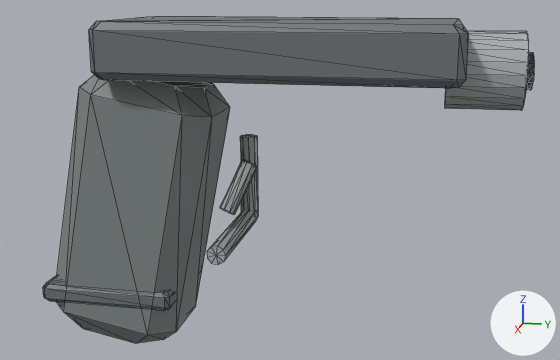
The glTF model assets/models/pistol_body.glb as it was, and as the next commit left it.
Before and after are seen from a camera (50 mm lens) standing at (0.704, 0.266, 0.087) and looking at (-0.004, 0.125, -0.09). Lighting does not change. The marker at lower right points along +X, +Y and +Z. The picture after the commit comes second. Mesh edges are drawn as thin lines. Where no turn or scale is listed for an object, it has been applied to the vertices. Vertices at exactly the same position are counted once.

In view in the first picture: 'geometry_0'.
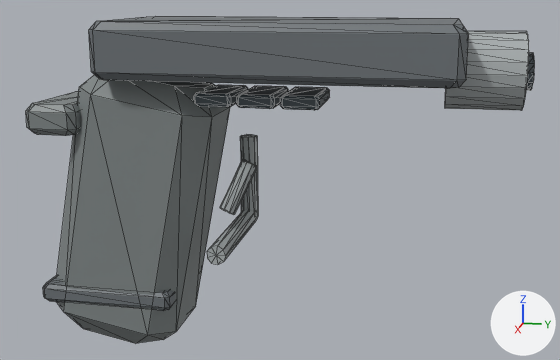
What differs and where, as boxes [x1, y1, x2, y2] in the pictures (560 x 360 px):
```json
{"object": "geometry_0", "change": "reshaped", "before": [43, 17, 535, 343], "after": [26, 17, 535, 343]}
{"part": 1, "of": "me_geometry_0", "change": "added", "after": [194, 85, 248, 107]}
{"part": 2, "of": "me_geometry_0", "change": "added", "after": [237, 86, 288, 109]}
{"part": 3, "of": "me_geometry_0", "change": "added", "after": [280, 87, 330, 110]}
{"part": 4, "of": "me_geometry_0", "change": "added", "after": [26, 91, 80, 136]}
```

Edits to the scene script, one JSON object a line:
```json
{"block": "me_geometry_0", "where": "# used by ob_geometry_0; location = (0.0, 0.0, 0.0)"}
{"op": "remove", "block": "me_geometry_0", "code": "me_geometry_0.from_pydata(...)  # 260 vertices, 496 faces; spans x -0.074..0.072, y -0.1..0.347, z -0.257..0.06"}
{"op": "add", "block": "me_geometry_0", "code": "me_geometry_0.from_pydata(...)  # 388 vertices, 736 faces; spans x -0.074..0.072, y -0.105..0.347, z -0.257..0.06"}
{"block": "me_geometry_0", "change": "me_geometry_0 part 1: a new loose piece of 32 vertices spanning x -0.035..0.035, y 0.052..0.087, z -0.016..-0.004, in mat_defaultmaterial"}
{"block": "me_geometry_0", "change": "me_geometry_0 part 2: a new loose piece of 32 vertices spanning x -0.035..0.035, y 0.093..0.127, z -0.016..-0.004, in mat_defaultmaterial"}
{"block": "me_geometry_0", "change": "me_geometry_0 part 3: a new loose piece of 32 vertices spanning x -0.035..0.035, y 0.132..0.168, z -0.016..-0.004, in mat_defaultmaterial"}
{"block": "me_geometry_0", "change": "me_geometry_0 part 4: a new loose piece of 32 vertices spanning x -0.055..0.055, y -0.105..-0.055, z -0.044..-0.016, in mat_defaultmaterial"}
```
